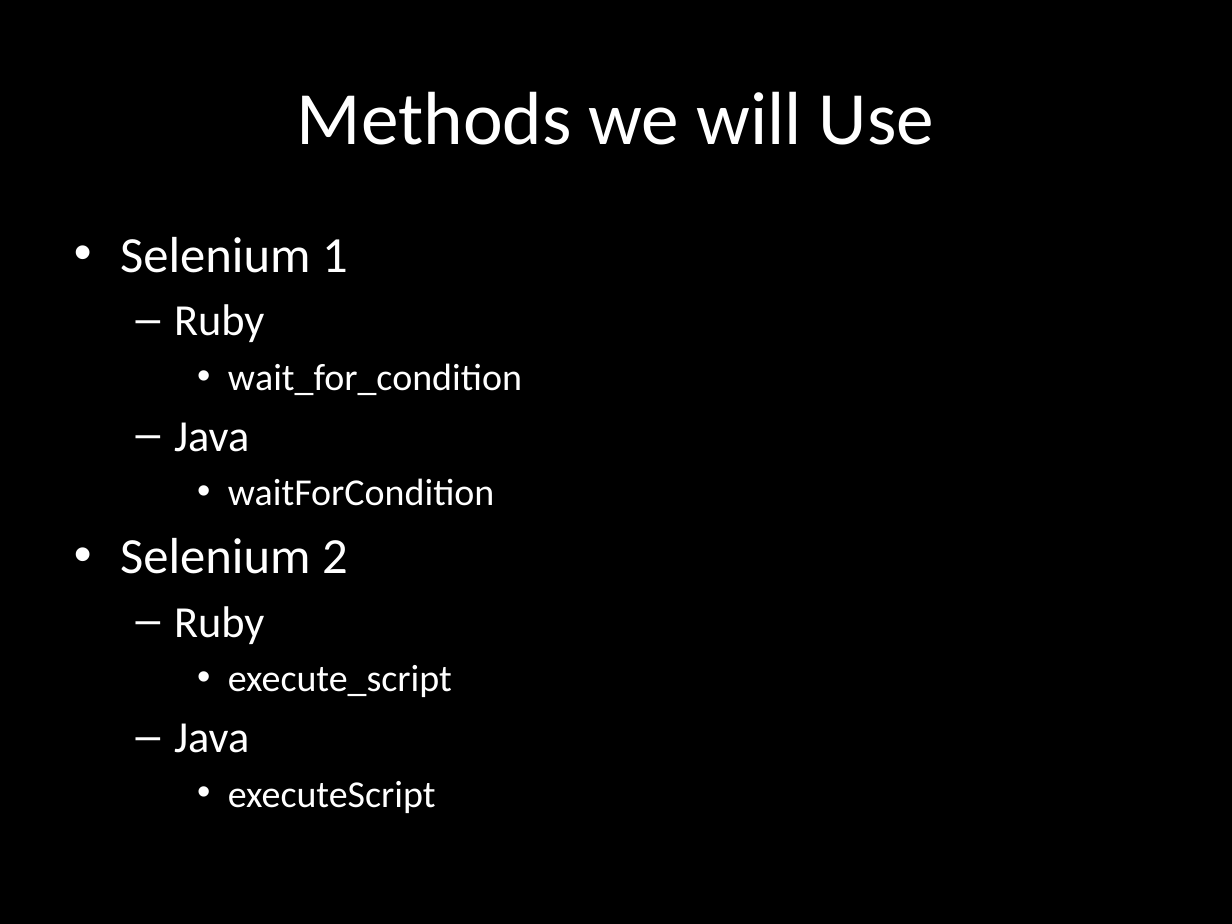
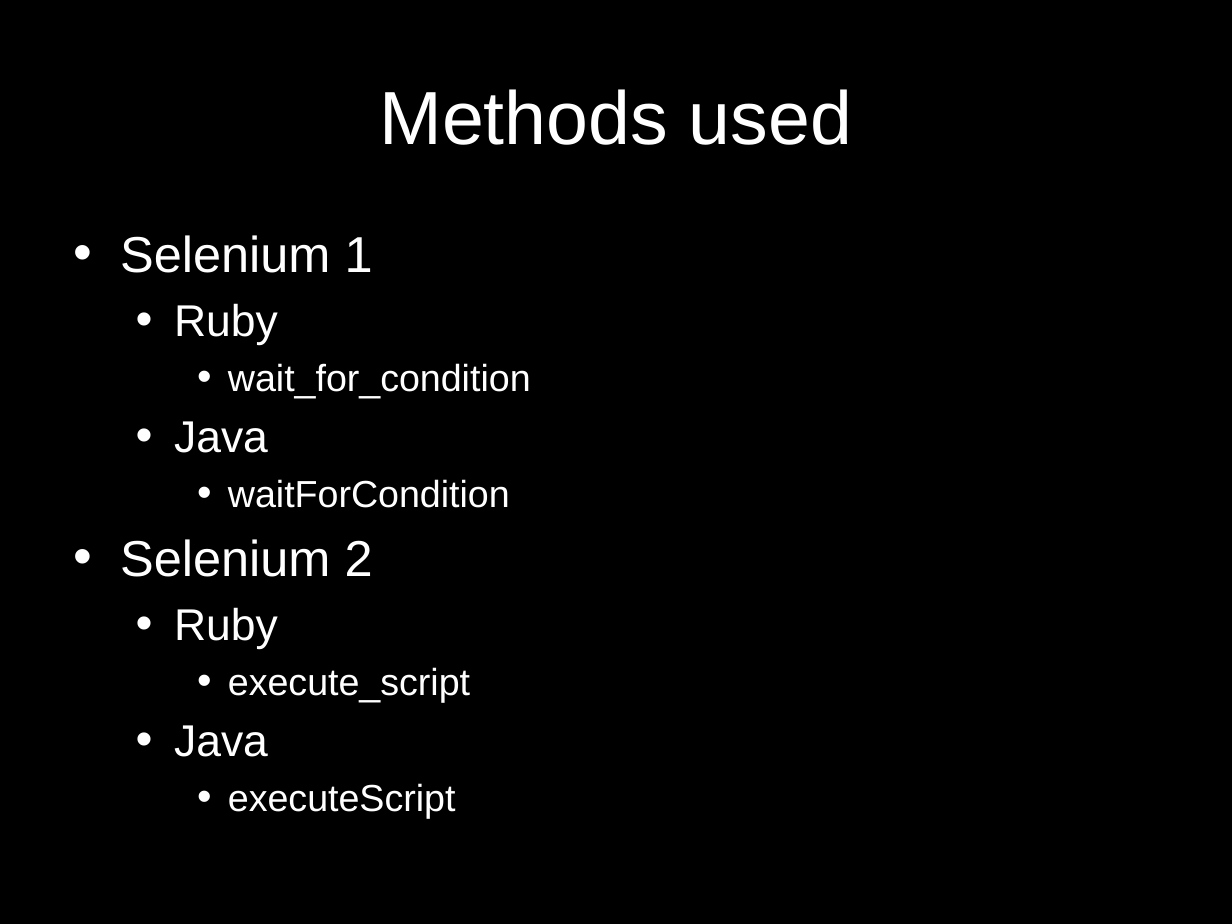
Before and after one commit to dimacus/SeleniumTipsAndTricks, a slide deck: slide 8 of selenium_camp_v1.pptx (slide 4 before the commit). Drawn at 1232x924 pixels with LibreOffice and Linux fonts; fonts in the diff are those of the drawing. Boxes give left, top, right and bottom in pixels: in the first picture for what was removed or moved away, otherwise in the second. Text is boxed around its words. In the diff, an @@ line names an element or a change of style, - is before the commit and + after.

```diff
--- a/selenium_camp_v1.pptx
+++ b/selenium_camp_v1.pptx
@@ title at (379, 89, 852, 145): text changed; font Calibri to Arial @@
-Methods we will Use
+Methods used
@@ text "Selenium 1" at (120, 235, 531, 819): size 29.6 to 29.5 pt in "Selenium 1", "Selenium 2"; font Calibri to Arial; size 25.9 to 26 pt in "Ruby", "Java", "Ruby", "Java"; size 22.2 to 22 pt in "wait_for_condition", "waitForCondition", "execute_script", "executeScript"; bullet – to • @@
```
Also in this commit, not shown: 25 other slides changed, 11 slides added, 1 other file.
